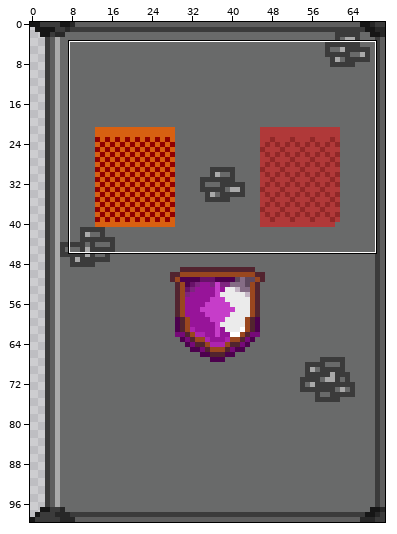
Sprite sheet: assets/textures/hud/dialog_background.png. The first picture is a wide view before the edit; the outline marks the close-up.
Close-up. As it was:
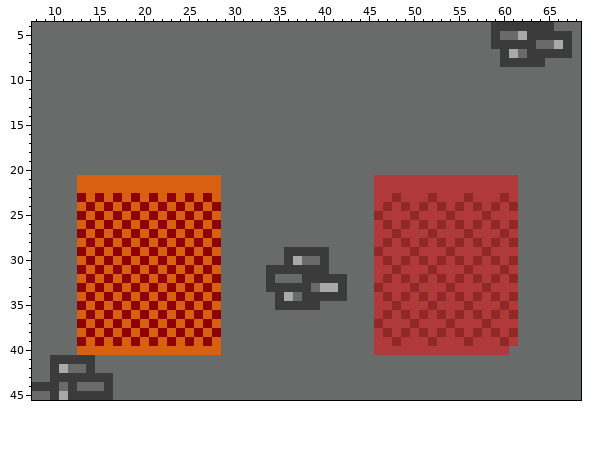
The file is 71x100 pixels. Colours within 5 levels of each other are drawn and written as one. Shown: x 8..68, y 4..45.
The result:
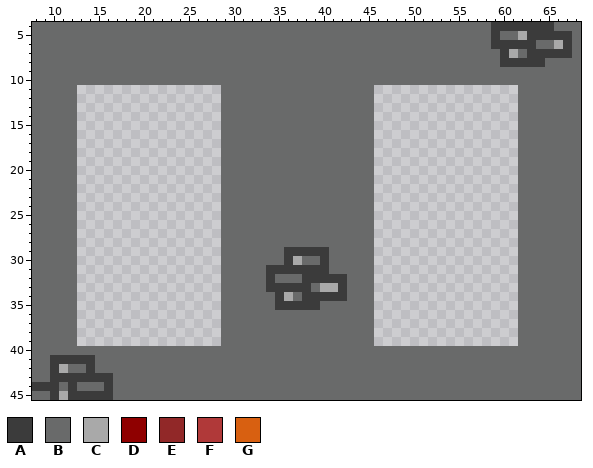
Palette (. is transparent): A #3b3b3b  B #696a6a  C #a9a9a9  D #8f0000  E #912828  F #b03939  G #d86011
Edits made:
Changed rows in their new state; - is an unchanged pixel.
first column x 13:
11 ................-----------------................
12 ................-----------------................
13 ................-----------------................
14 ................-----------------................
15 ................-----------------................
16 ................-----------------................
17 ................-----------------................
18 ................-----------------................
19 ................-----------------................
20 ................-----------------................
21 ................-----------------................
22 ................-----------------................
23 ................-----------------................
24 ................-----------------................
25 ................-----------------................
26 ................-----------------................
27 ................-----------------................
28 ................-----------------................
29 ................-----------------................
30 ................-----------------................
31 ................-----------------................
32 ................-----------------................
33 ................-----------------................
34 ................-----------------................
35 ................-----------------................
36 ................-----------------................
37 ................-----------------................
38 ................-----------------................
39 ................-----------------................
40 BBBBBBBBBBBBBBBB-----------------BBBBBBBBBBBBBBB-
Where, in picture pixels (left, top, right, bottom), the same in both close-ups:
changed: (77, 85, 221, 355)
changed: (374, 85, 518, 355)
